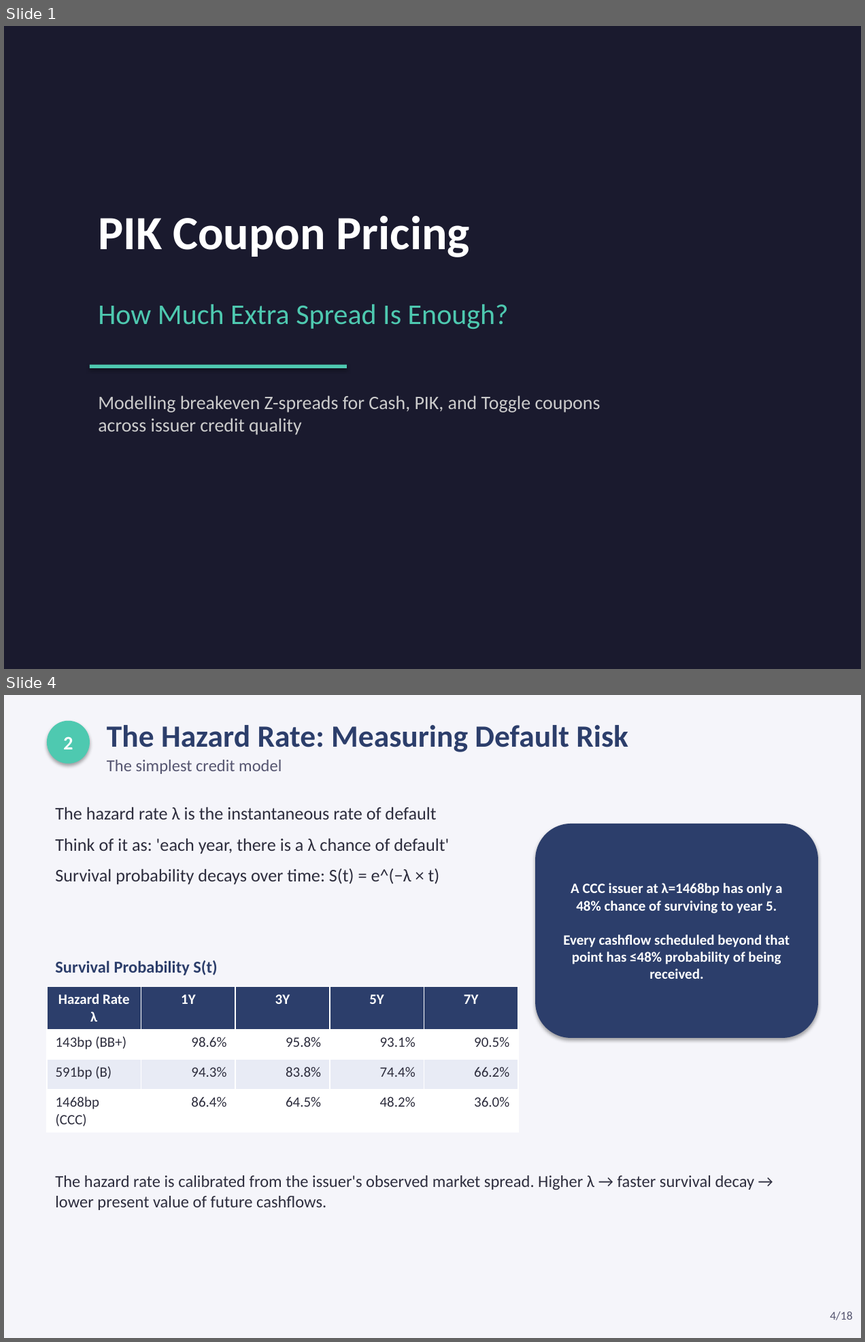
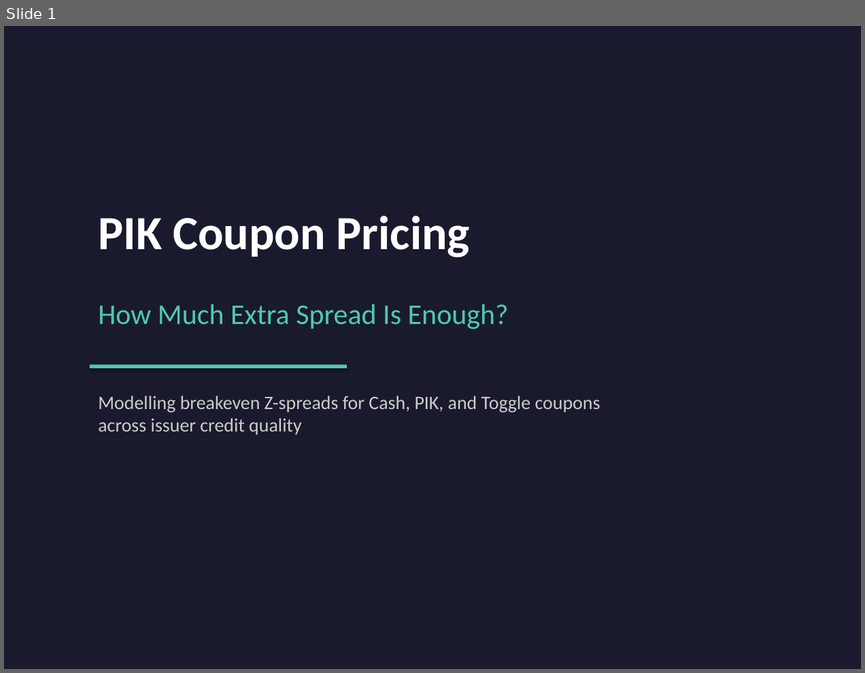
Before and after one commit to jeickmeier/rfin, a slide deck: finstack-py/examples/scripts/valuations/instruments/pik_coupon_pricing.pptx. Shown one above the other, each under a label of ours: slides 1 and 4 before the commit, slide 1 after it; the slides between them are not shown. The pictures are 865x1342 and 865x673 pixels, drawn with LibreOffice and Linux fonts; fonts in the diff are those of the drawing. Boxes give left, top, right and bottom in pixels: in the first picture for what was removed or moved away, otherwise in the second. Text is boxed around its words. In the diff, an @@ line names an element or a change of style, - is before the commit and + after.

```diff
--- a/finstack-py/examples/scripts/valuations/instruments/pik_coupon_pricing.pptx
+++ b/finstack-py/examples/scripts/valuations/instruments/pik_coupon_pricing.pptx
@@ slide 4 removed at [4, 695, 861, 1338], background #F5F5FA @@
@@ ellipse removed at [47, 721, 90, 764] @@
-2
@@ text removed at [107, 725, 628, 752] @@
-The Hazard Rate: Measuring Default Risk
@@ text removed at [107, 760, 281, 774] @@
-The simplest credit model
@@ text removed at [55, 807, 449, 885] @@
-The hazard rate λ is the instantaneous rate of default
-Think of it as: 'each year, there is a λ chance of default'
-Survival probability decays over time: S(t) = e^(−λ × t)
@@ rounded rectangle removed at [535, 824, 818, 1038] @@
-A CCC issuer at λ=1468bp has only a 48% chance of surviving to year 5.
-Every cashflow scheduled beyond that point has ≤48% probability of being received.
@@ text removed at [55, 960, 217, 975] @@
-Survival Probability S(t)
@@ table removed at [47, 986, 518, 1129], 4 rows, 5 columns @@
-Hazard Rate λ | 1Y | 3Y | 5Y | 7Y
-143bp (BB+) | 98.6% | 95.8% | 93.1% | 90.5%
-591bp (B) | 94.3% | 83.8% | 74.4% | 66.2%
-1468bp (CCC) | 86.4% | 64.5% | 48.2% | 36.0%
@@ text removed at [55, 1175, 755, 1210] @@
-The hazard rate is calibrated from the issuer's observed market spread. Higher λ → faster survival decay → lower present value of future cashflows.
@@ text removed at [830, 1311, 852, 1320] @@
-4/18
```
Also in this commit, not shown: 5 slides changed, 11 other slides removed, 10 other files.
